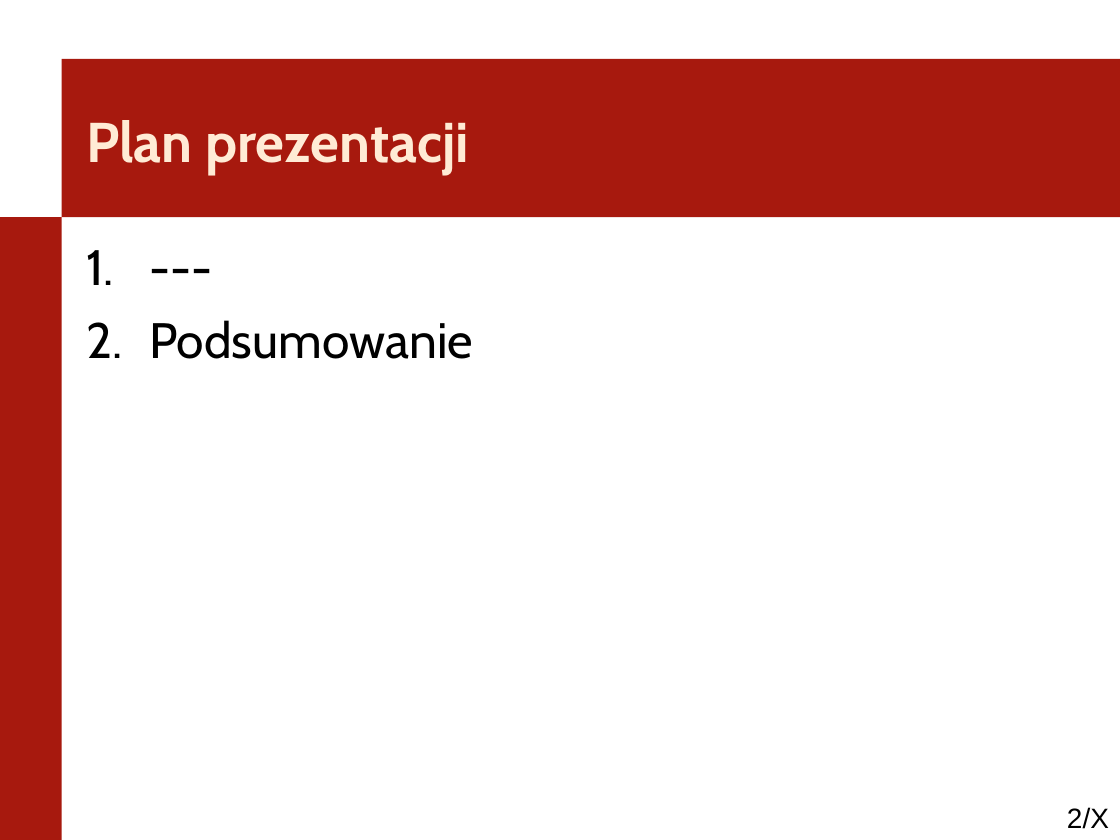
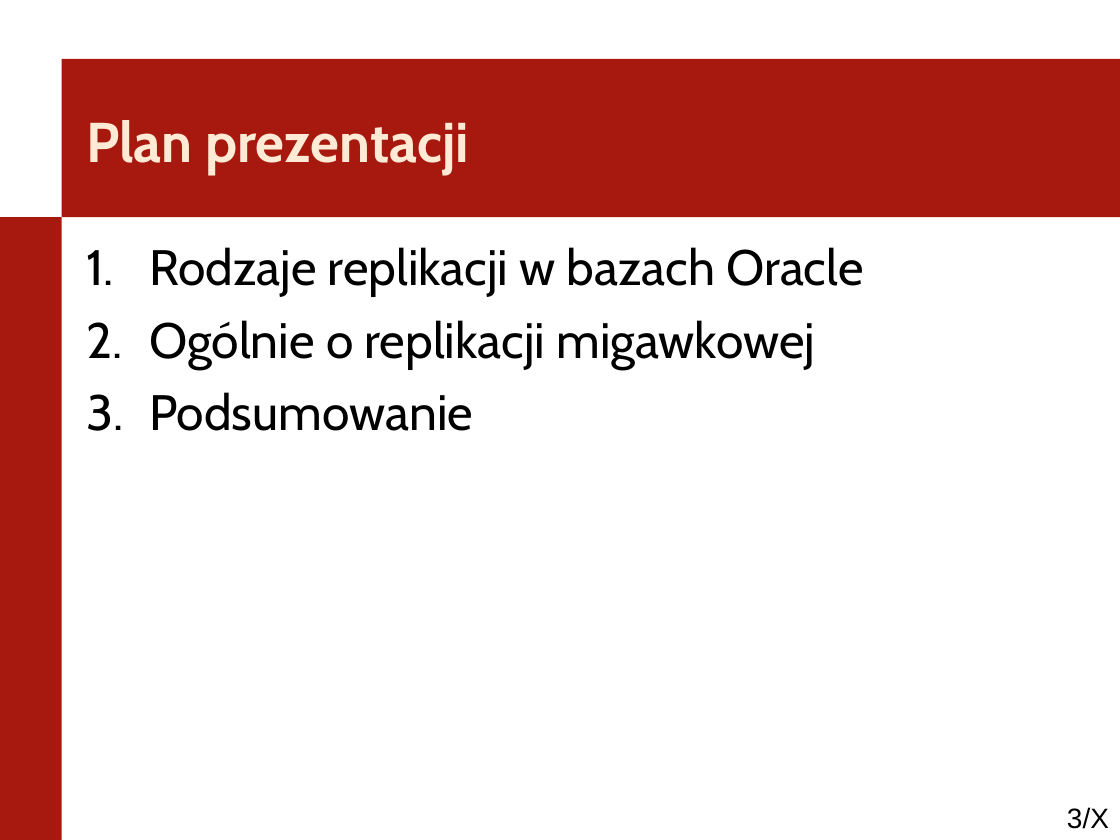
Before and after one commit to kaczanmo/projekt_bd_2013, a slide deck: slide 3 of prezentacja_1/prezentacja_1.ppt (slide 2 before the commit). Drawn at 1120x840 pixels with LibreOffice and Linux fonts; fonts in the diff are those of the drawing; background and template pictures are left out. Boxes give left, top, right and bottom in pixels: in the first picture for what was removed or moved away, otherwise in the second. Text is boxed around its words. In the diff, an @@ line names an element or a change of style, - is before the commit and + after.

```diff
--- a/prezentacja_1/prezentacja_1.ppt
+++ b/prezentacja_1/prezentacja_1.ppt
@@ text at <box>149,247,864,368</box>: text changed @@
-1. ---
+1. Rodzaje replikacji w bazach Oracle
+2. Ogólnie o replikacji migawkowej
@@ page number at <box>1067,807,1109,829</box>: text changed @@
-2/X
+3/X
```
Also in this commit, not shown: 2 other slides changed, 10 slides added.
